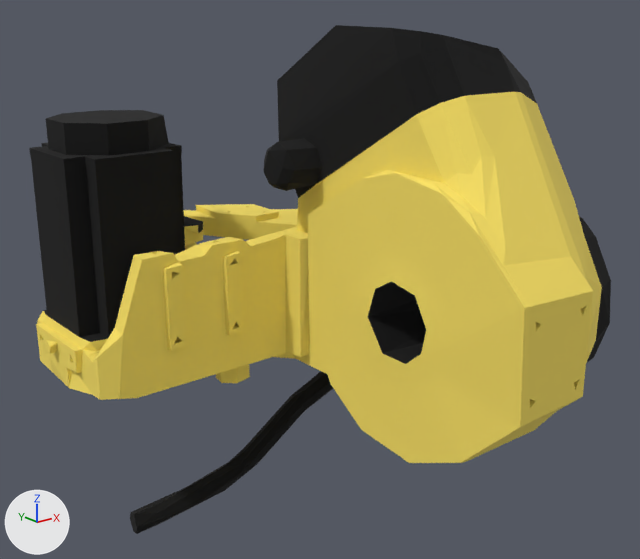
The glTF model RobotModel/Fanuc/M_10iD_12/Visual/glb/Link3.glb as it was, and as the next commit left it.
Rendered twice from a 50 mm lens placed at (-0.285, -0.608, 0.209), pointed at (0.113, -0.111, 0.01). Every picture has the same lights, and +X, +Y and +Z are marked at lower left. The first picture is the older version.

Names of what the first picture shows: '/Link3/Link3_001-mesh/0', '/Link3/Link3_001-mesh/1'.
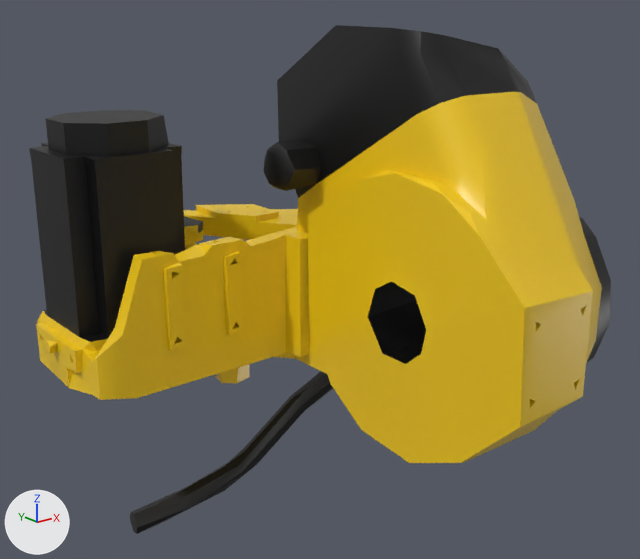
The change in detail:
Material 'link_01_part_000_mtl_001_002-material' (mat_link_01_part_000_mtl_001_002_material) changes colour from yellow #fae265 to yellow #f4cb16; in linear values from (0.96, 0.76, 0.13) to (0.905, 0.597, 0.00802).
In material 'link_01_part_000_mtl_001_002-material' (mat_link_01_part_000_mtl_001_002_material), roughness goes from 1.0 to 0.36.
In material 'RAL9005_002-material' (mat_ral9005_002_material), roughness goes from 1.0 to 0.46.

Changed parts and their boxes [x1, y1, x2, y2] in the pictures (640 x 559 px):
'/Link3/Link3_001-mesh/0', recoloured, surface changed: [36, 92, 602, 463] in both
'/Link3/Link3_001-mesh/1', surface changed: [29, 29, 611, 529] in both
